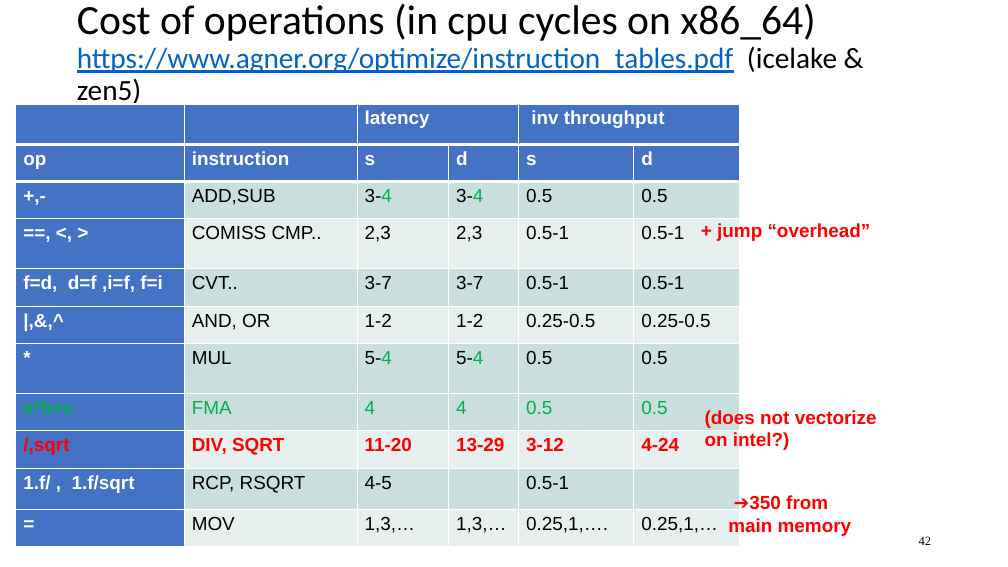
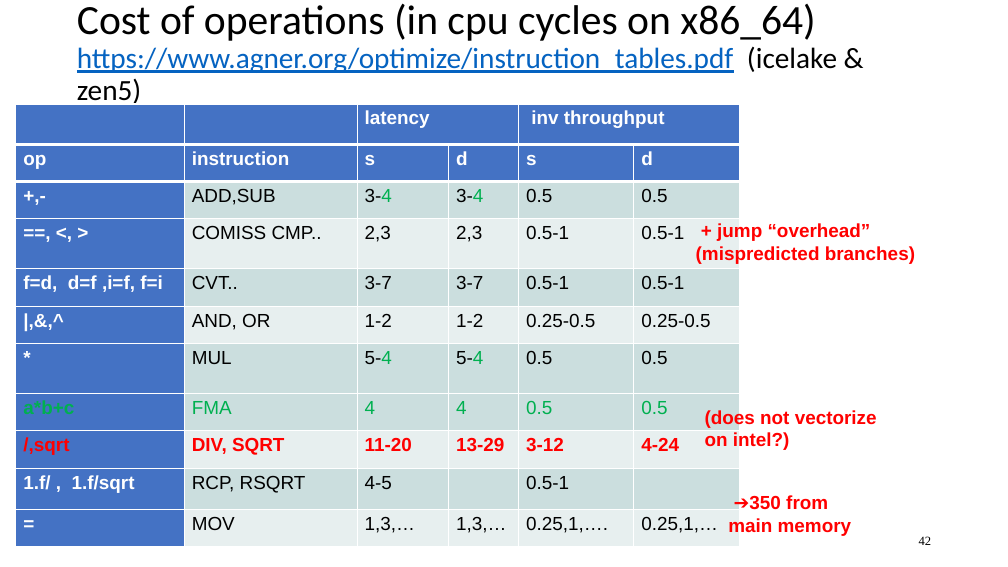
Before and after one commit to VinInn/FPCourse, a slide deck: slide 42 of Slides/FPforScientist.pptx. Drawn at 1008x567 pixels with LibreOffice and Linux fonts; fonts in the diff are those of the drawing. Boxes give left, top, right and bottom in pixels: in the first picture for what was removed or moved away, otherwise in the second. Text is boxed around its words. In the diff, an @@ line names an element or a change of style, - is before the commit and + after.

```diff
--- a/Slides/FPforScientist.pptx
+++ b/Slides/FPforScientist.pptx
@@ text at [696, 246, 915, 264]: paragraph added @@
+(mispredicted branches)
```
Also in this commit, not shown: 4 slides added, 1 slide removed.
